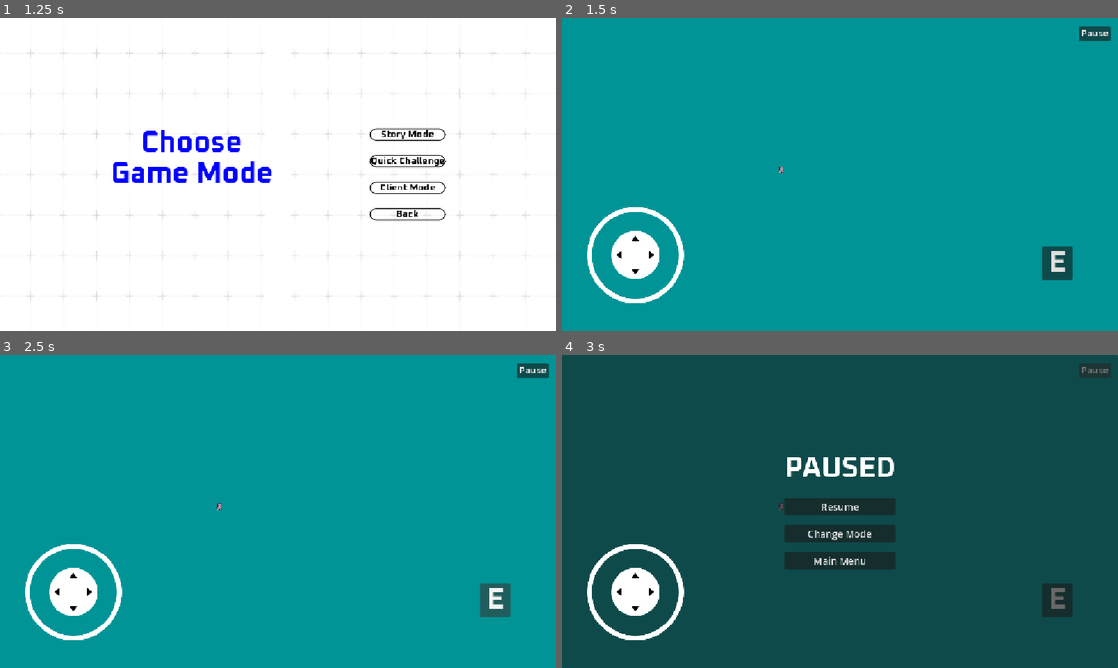
Above: before the commit, frames 1-4 (two rows, left to right).
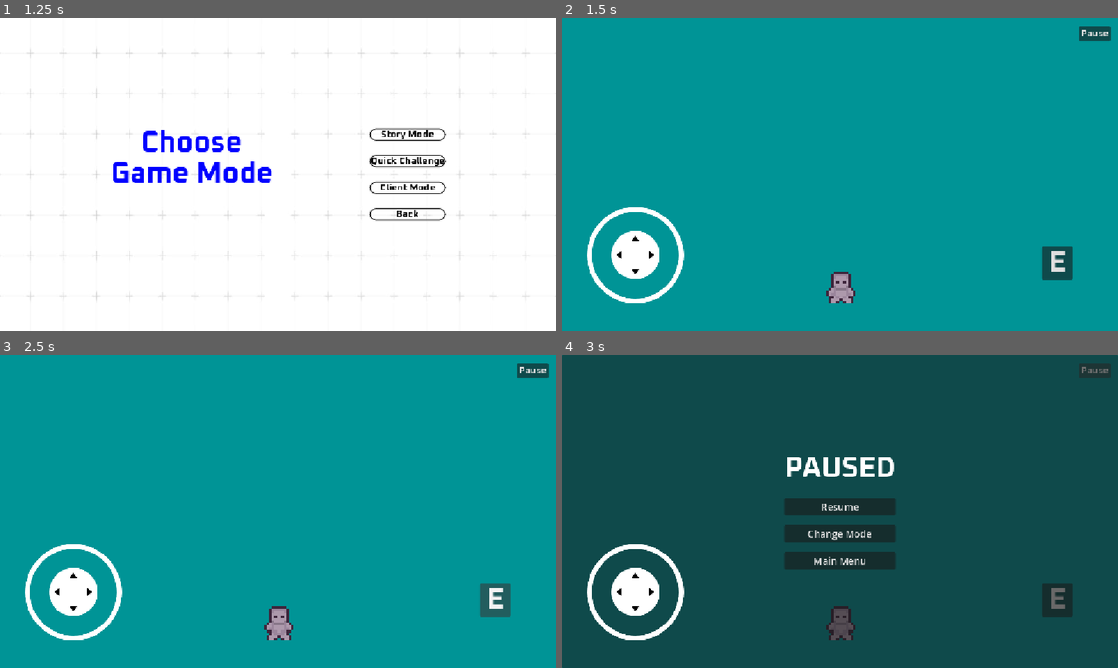
Above: after the commit, the same moments.

Repository: DezJukes/tech-ticket-hero
Game: Godot game, scene res://Scenes/main_menu.tscn
Two runs of this game, one before a commit and one after it. Both use one fixed random seed, a clock stepped at 60 frames per second and the inputs below.
Inputs:
- Up to frame 1 (1.25 s): click "Start Game" at 0.5 s
- Up to frame 2 (1.5 s): click "Story Mode" at 1.25 s
- Up to frame 3 (2.5 s): click "E" at 2 s
- Up to frame 4 (3 s): click "Pause" at 2.75 s

Frame 1 is identical in both runs. In frame 2, 0.4% of the frame differs, in the area x 38-53%, y 47-92%; in frame 3, 0.4%; in frame 4, 0.4%.

Commit message:
changed character size

Diff:
--- a/Scenes/game_scene.tscn
+++ b/Scenes/game_scene.tscn
@@ -10,9 +10,9 @@
 script = ExtResource("1_1ixah")
 
 [node name="player" parent="." unique_id=482249979 instance=ExtResource("1_x87qo")]
-position = Vector2(454, 314)
+position = Vector2(578, 555)
+scale = Vector2(5, 5)
 motion_mode = 1
-movement_speed = 150.0
 
 [node name="Camera2D" type="Camera2D" parent="." unique_id=108253755]
 anchor_mode = 0
